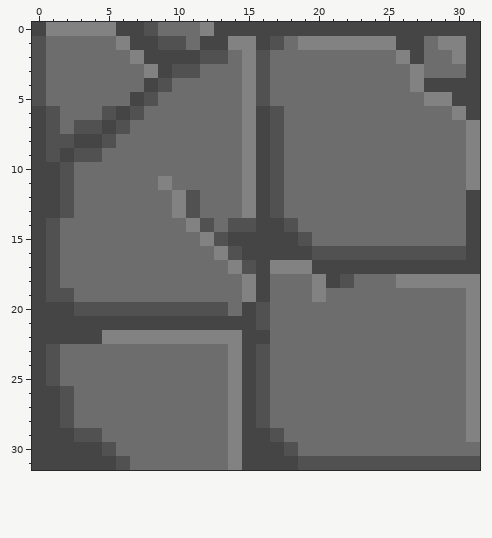
Two states of a pixel-art sprite, bin/floorTiles/1.png. That is the earlier state.
The file is 32x32 pixels. Colours within 5 levels of each other are drawn and written as one.
Once edited:
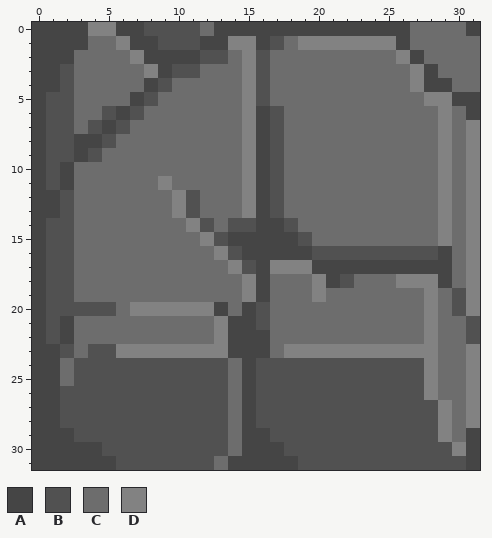
Palette (. is transparent): A #454545  B #515151  C #6d6d6d  D #828282
Diff:
y 0: x 1..3 DDD -> AAA; x 9..12 CCCD -> BBBC; x 27..30 AAAA -> CCCC
y 1: x 0..3 BCCC -> AAAA; x 11 C -> B; x 27 A -> C; x 29..31 DDA -> CCC
y 2: x 0..2 BCC -> AAA; x 30..31 DA -> CC
y 3: x 0..2 BCC -> AAB; x 28 C -> A; x 31 A -> C
y 4: x 0..2 BCC -> AAB; x 30..31 AA -> CC
y 5: x 0..2 BCC -> ABB
y 6: x 2 C -> B; x 29..30 CD -> DC
y 7: x 2..3 CB -> BC; x 29 C -> D
y 8: x 29 C -> D
y 9: x 2..3 AB -> BA; x 29 C -> D
y 10..11: x 1..2 AB -> BA; x 29 C -> D
y 12..13: x 29 C -> D; x 31 A -> D
y 14..15: x 2 C -> B; x 29 C -> D; x 31 A -> D
y 16: x 2 C -> B; x 29..31 BBA -> ACD
y 17: x 2 C -> B; x 30..31 AA -> CD
y 18: x 2 C -> B; x 29..30 DD -> AC
y 19: x 28 C -> D; x 30 C -> B
y 20: x 1..2 AA -> BB; x 6..13 BBBBBBBB -> CDDDDDDA; x 28 C -> D; x 30 C -> B
y 21: x 1 A -> B; x 3..13 AAAAAAAAAAA -> CCCCCCCCCCD; x 28 C -> D; x 31 D -> B
y 22: x 1 A -> B; x 3..12 AADDDDDDDD -> CCCCCCCCCC; x 14 D -> A; x 28 C -> D; x 31 D -> B
y 23: x 1..2 BC -> AB; x 4..14 CCCCCCCCCCD -> BBDDDDDDDDA; x 16 B -> A; x 18..28 CCCCCCCCCCC -> DDDDDDDDDDD
y 24..25: x 1 B -> A; x 3..14 CCCCCCCCCCCD -> BBBBBBBBBBBC; x 17..28 CCCCCCCCCCCC -> BBBBBBBBBBBD
y 26: x 3..14 CCCCCCCCCCCD -> BBBBBBBBBBBC; x 17..28 CCCCCCCCCCCC -> BBBBBBBBBBBD
y 27..28: x 3..14 CCCCCCCCCCCD -> BBBBBBBBBBBC; x 17..29 CCCCCCCCCCCCC -> BBBBBBBBBBBBD
y 29: x 5..14 CCCCCCCCCD -> BBBBBBBBBC; x 18..29 CCCCCCCCCCCC -> BBBBBBBBBBBD; x 31 D -> A
y 30: x 6..14 CCCCCCCCD -> BBBBBBBBC; x 19..31 CCCCCCCCCCCCC -> BBBBBBBBBBBDA
y 31: x 7..12 CCCCCC -> BBBBBB; x 14 D -> A; x 31 B -> A
